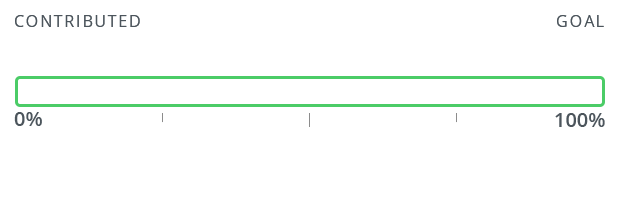
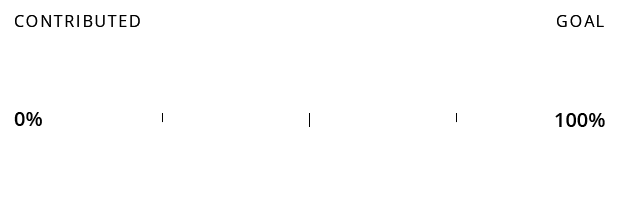
Layered file, before and after one edit (620px x 200px). Changes by layer:
hid "progress bar wrap" over [15, 76, 605, 107]
"progress bar notches": opacity 45% → 100% over [162, 113, 457, 127]
